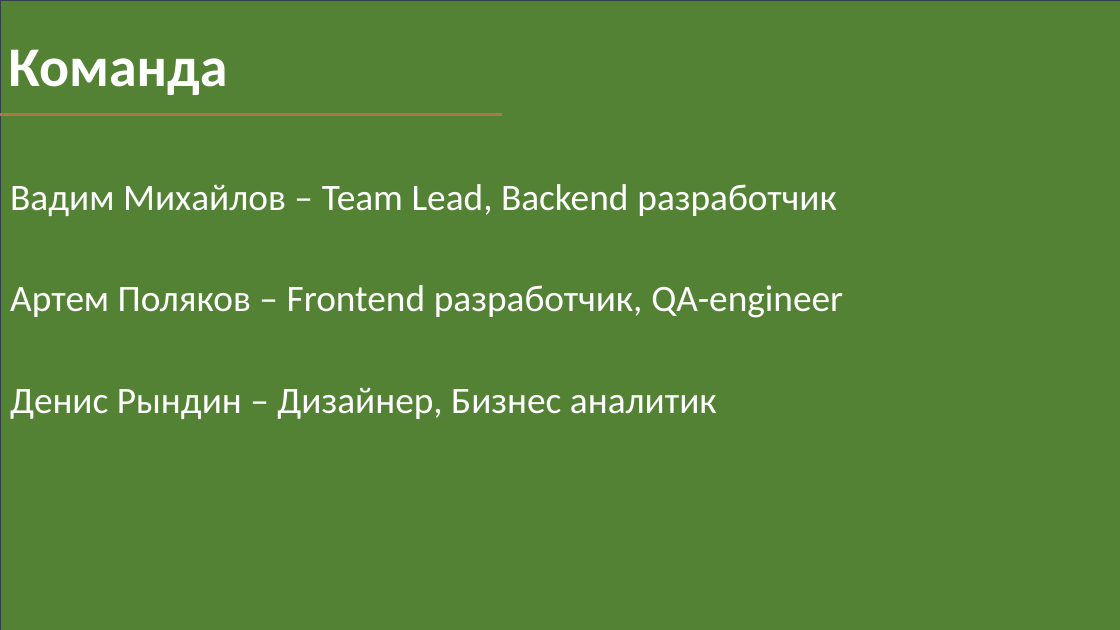
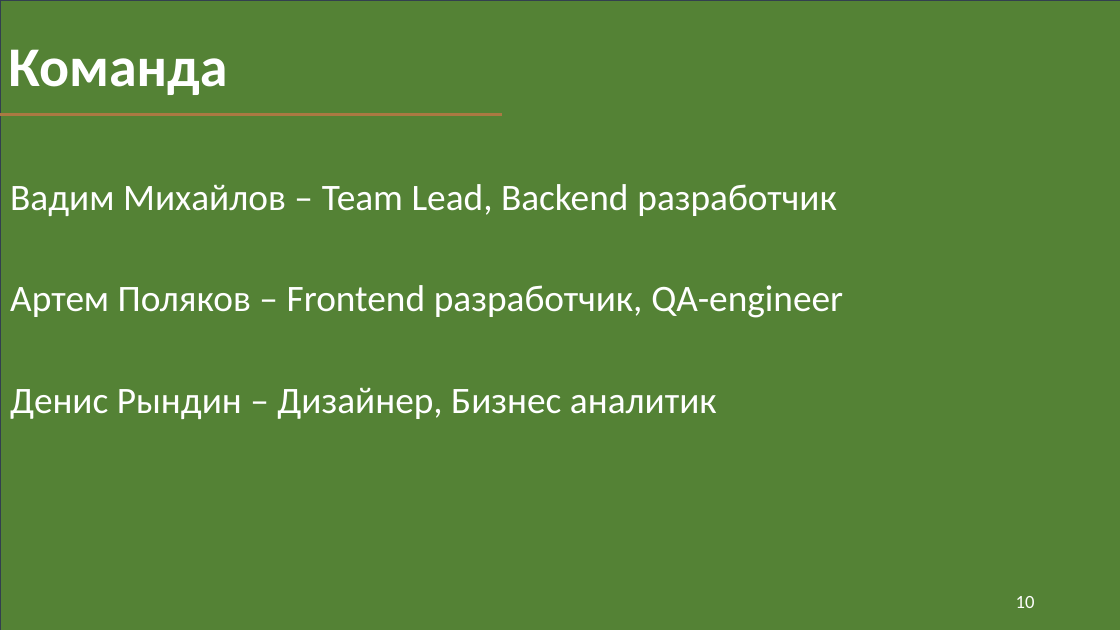
Before and after one commit to FDMan12/news-with-tags, a slide deck: slide 10 of Documentation/my_news_presentation.pptx. Drawn at 1120x630 pixels with LibreOffice and Linux fonts; fonts in the diff are those of the drawing. Boxes give left, top, right and bottom in pixels: in the first picture for what was removed or moved away, otherwise in the second. Text is boxed around its words. In the diff, an @@ line names an element or a change of style, - is before the commit and + after.

```diff
--- a/Documentation/my_news_presentation.pptx
+++ b/Documentation/my_news_presentation.pptx
@@ page number added at bbox=[1016, 596, 1035, 608], 16 pt, text #FFFFFF @@
+10
```
Also in this commit, not shown: 9 other slides changed.
